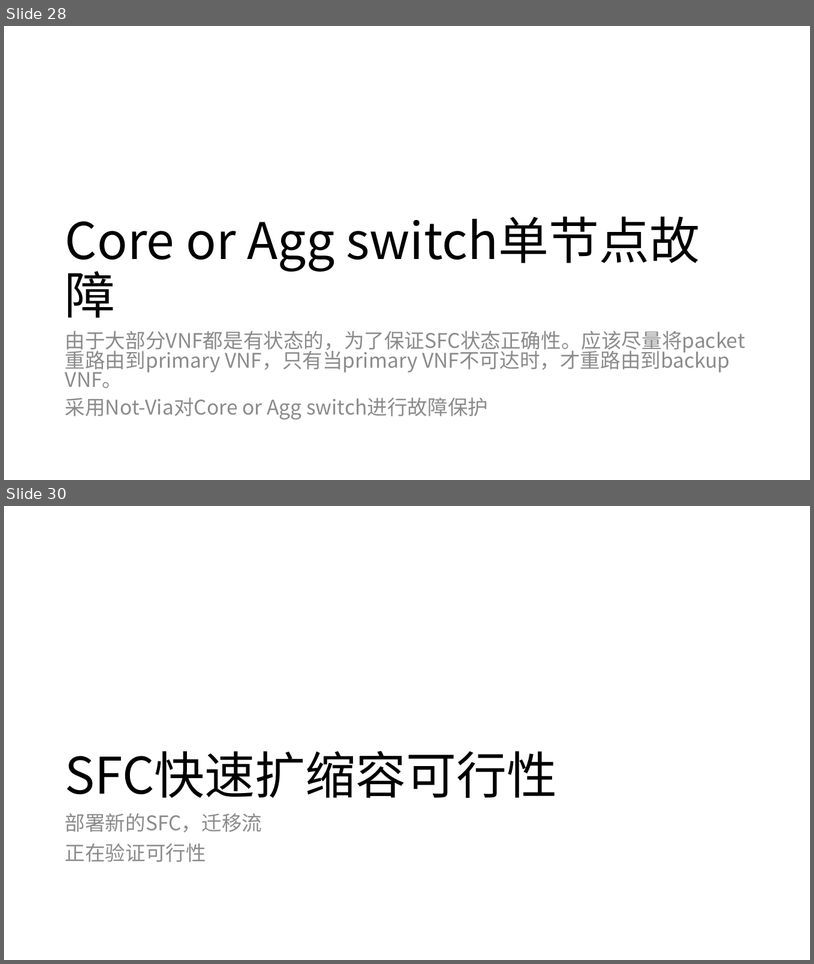
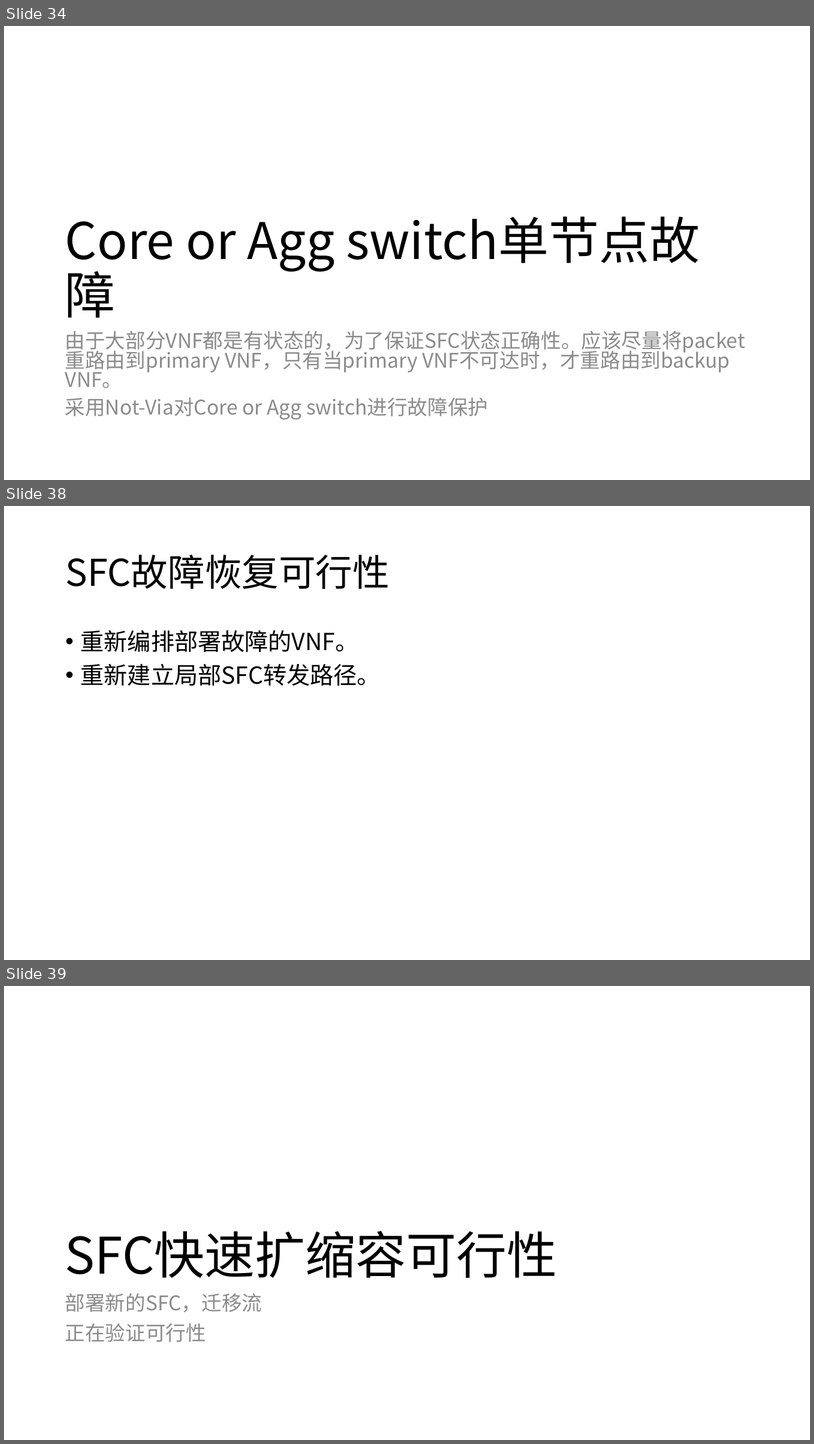
Before and after one commit to magaboomchen/SelfAdaptiveMano, a slide deck: doc/SoftwareEngineering/SoftwareRequirements/RequirementFeasibility.pptx. Shown one above the other, each under a label of ours: slides 28 and 30 before the commit, slides 34, 38 and 39 after it; the slides between them are not shown. The pictures are 814x964 and 814x1444 pixels, drawn with LibreOffice and Linux fonts; fonts in the diff are those of the drawing. Boxes give left, top, right and bottom in pixels: in the first picture for what was removed or moved away, otherwise in the second. Text is boxed around its words. In the diff, an @@ line names an element or a change of style, - is before the commit and + after.

```diff
--- a/doc/SoftwareEngineering/SoftwareRequirements/RequirementFeasibility.pptx
+++ b/doc/SoftwareEngineering/SoftwareRequirements/RequirementFeasibility.pptx
@@ slide 38 added at (x1=4, y1=506, x2=810, y2=960), background #FFFFFF @@
@@ title added at (x1=65, y1=555, x2=390, y2=589), 44 pt, text #000000 @@
+SFC故障恢复可行性
@@ text added at (x1=81, y1=630, x2=381, y2=685), 28 pt, text #000000 @@
+• 重新编排部署故障的VNF。
+• 重新建立局部SFC转发路径。
@@ what was slide 28 is now slide 34 @@
@@ what was slide 30 is now slide 39 @@
```
Also in this commit, not shown: 6 slides changed, 9 other slides added, 5 other files.
